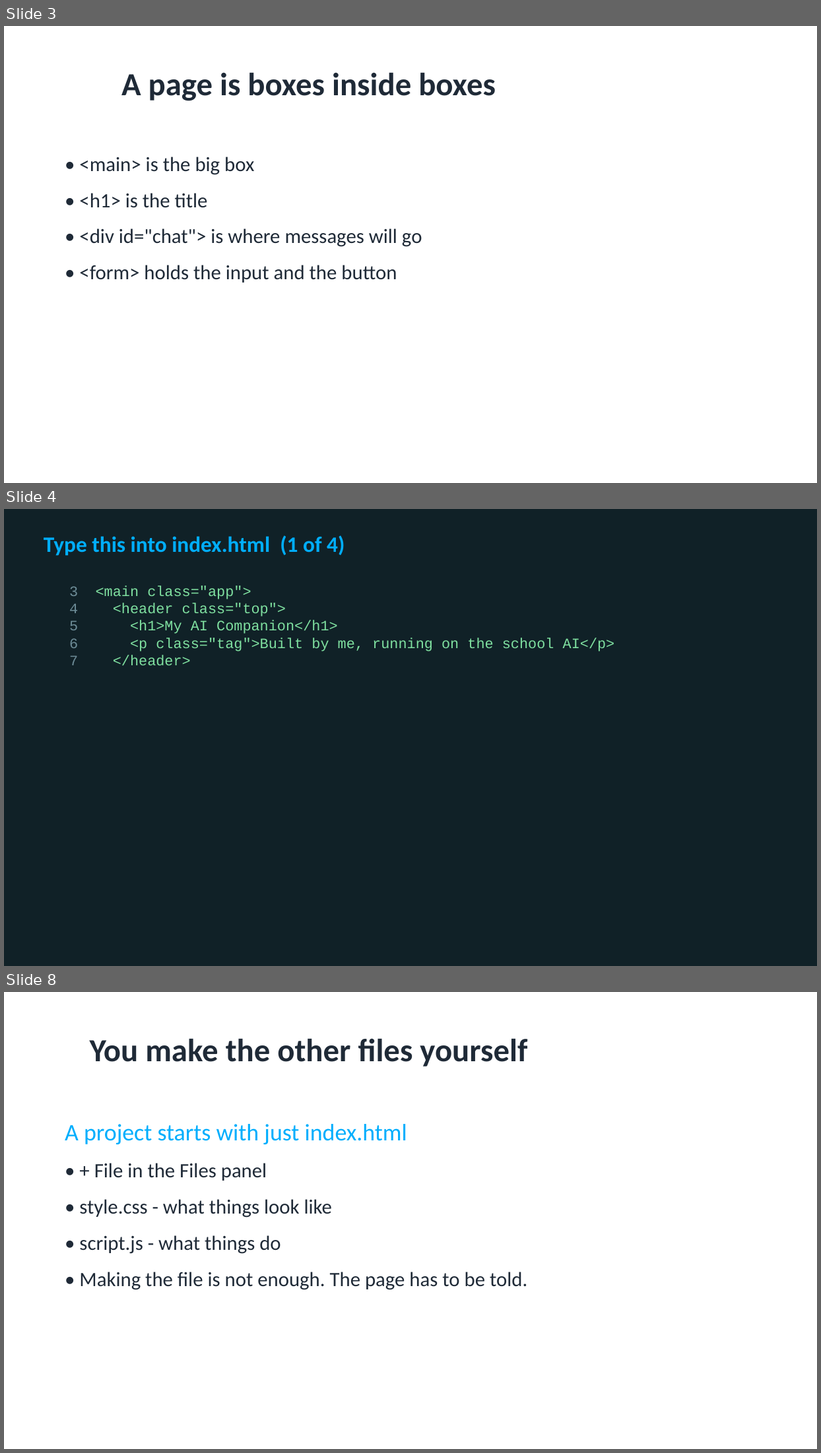
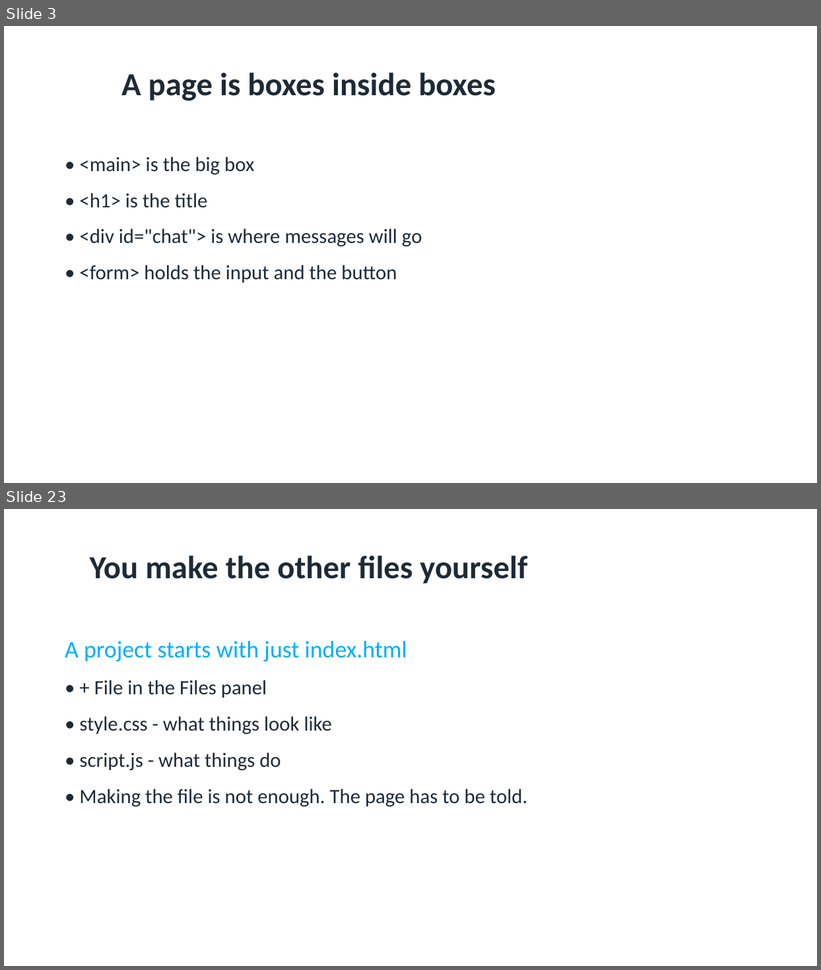
Before and after one commit to utgapps/utgapps.github.io, a slide deck: ai101/slides/week-01.pptx. Shown one above the other, each under a label of ours: slides 3, 4 and 8 before the commit, slides 3 and 23 after it; the slides between them are not shown. The pictures are 821x1453 and 821x970 pixels, drawn with LibreOffice and Linux fonts; fonts in the diff are those of the drawing. Boxes give left, top, right and bottom in pixels: in the first picture for what was removed or moved away, otherwise in the second. Text is boxed around its words. In the diff, an @@ line names an element or a change of style, - is before the commit and + after.

```diff
--- a/ai101/slides/week-01.pptx
+++ b/ai101/slides/week-01.pptx
@@ slide 4 removed at [4,509,817,966], background #102127 @@
@@ text removed at [44,535,345,556] @@
-Type this into index.html (1 of 4)
@@ text removed at [69,586,615,666] @@
-3 <main class="app">
-4 <header class="top">
-5 <h1>My AI Companion</h1>
-6 <p class="tag">Built by me, running on the school AI</p>
-7 </header>
@@ what was slide 8 is now slide 23 @@
```
Also in this commit, not shown: 1 slide changed, 83 slides added, 9 other slides removed, 32 other files.
